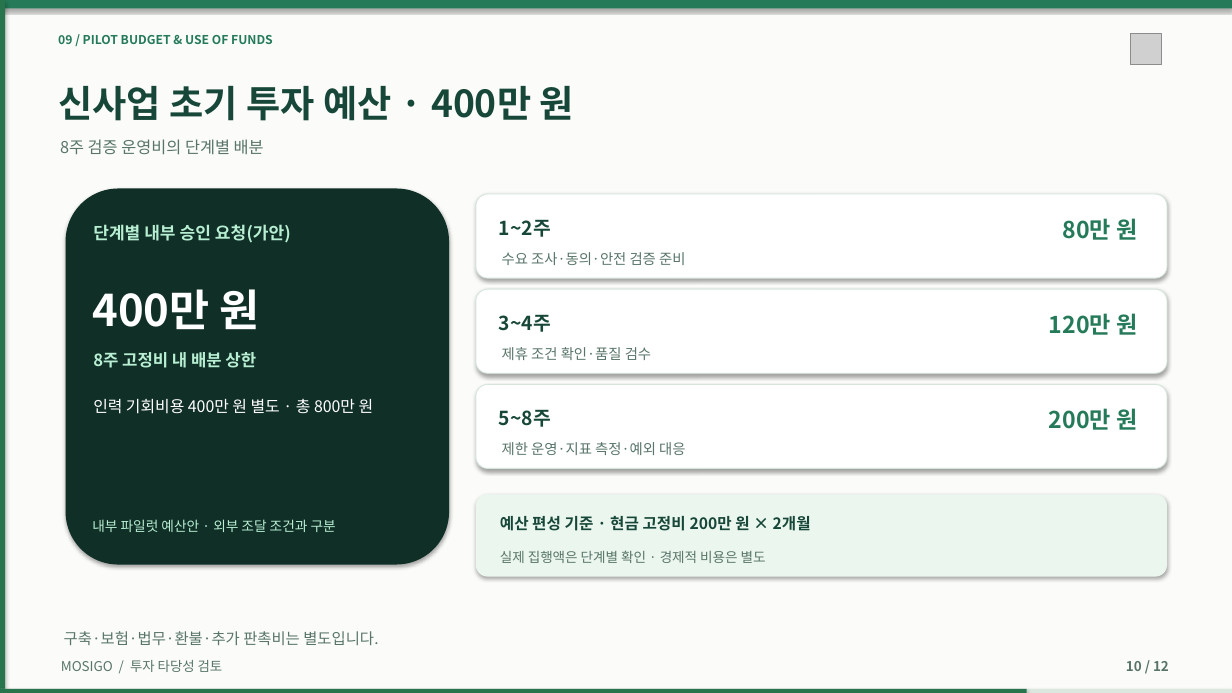
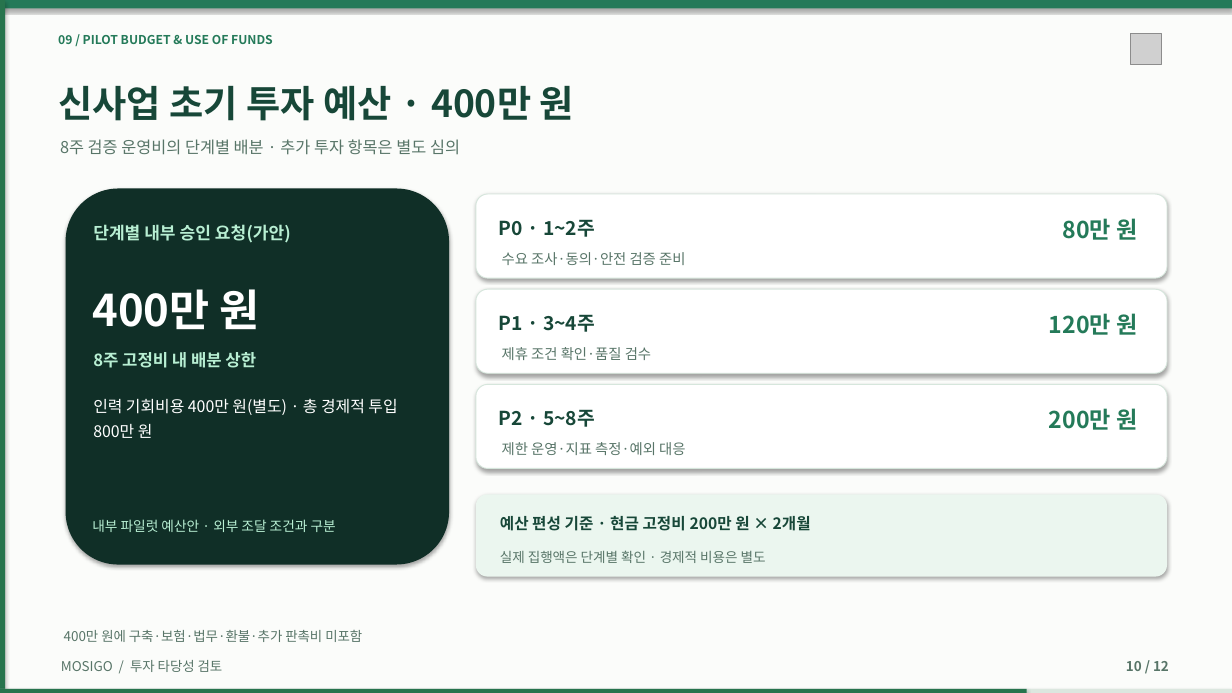
Before and after one commit to dohyunkimmm/mosigo-case-study, a slide deck: slide 10 of downloads/MOSIGO_IR_Investment_Review_12slides.pptx. Drawn at 1232x693 pixels with LibreOffice and Linux fonts; fonts in the diff are those of the drawing; grey boxes stand for pictures. Boxes give left, top, right and bottom in pixels: in the first picture for what was removed or moved away, otherwise in the second. Text is boxed around its words. In the diff, an @@ line names an element or a change of style, - is before the commit and + after.

```diff
--- a/downloads/MOSIGO_IR_Investment_Review_12slides.pptx
+++ b/downloads/MOSIGO_IR_Investment_Review_12slides.pptx
@@ text at [60,139,460,155]: text changed @@
-8주 검증 운영비의 단계별 배분
+8주 검증 운영비의 단계별 배분 · 추가 투자 항목은 별도 심의
@@ text at [499,219,595,237]: text changed @@
-1~2주
+P0 · 1~2주
@@ text at [499,314,595,332]: text changed @@
-3~4주
+P1 · 3~4주
@@ text at [93,399,397,438]: text changed @@
-인력 기회비용 400만 원 별도 · 총 800만 원
+인력 기회비용 400만 원(별도) · 총 경제적 투입 800만 원
@@ text at [499,409,595,427]: text changed @@
-5~8주
+P2 · 5~8주
@@ text at [64,629,362,642]: text changed; size 12 to 10.5 pt @@
-구축·보험·법무·환불·추가 판촉비는 별도입니다.
+400만 원에 구축·보험·법무·환불·추가 판촉비 미포함
```
Also in this commit, not shown: 6 other slides changed, 15 other files.
